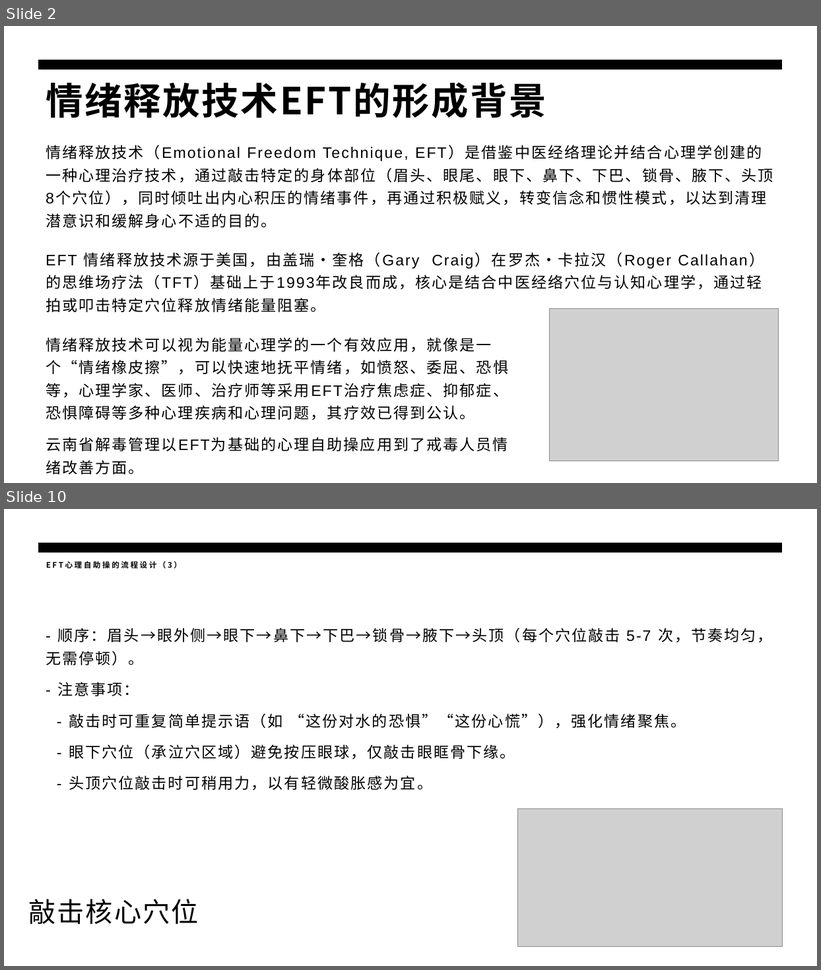
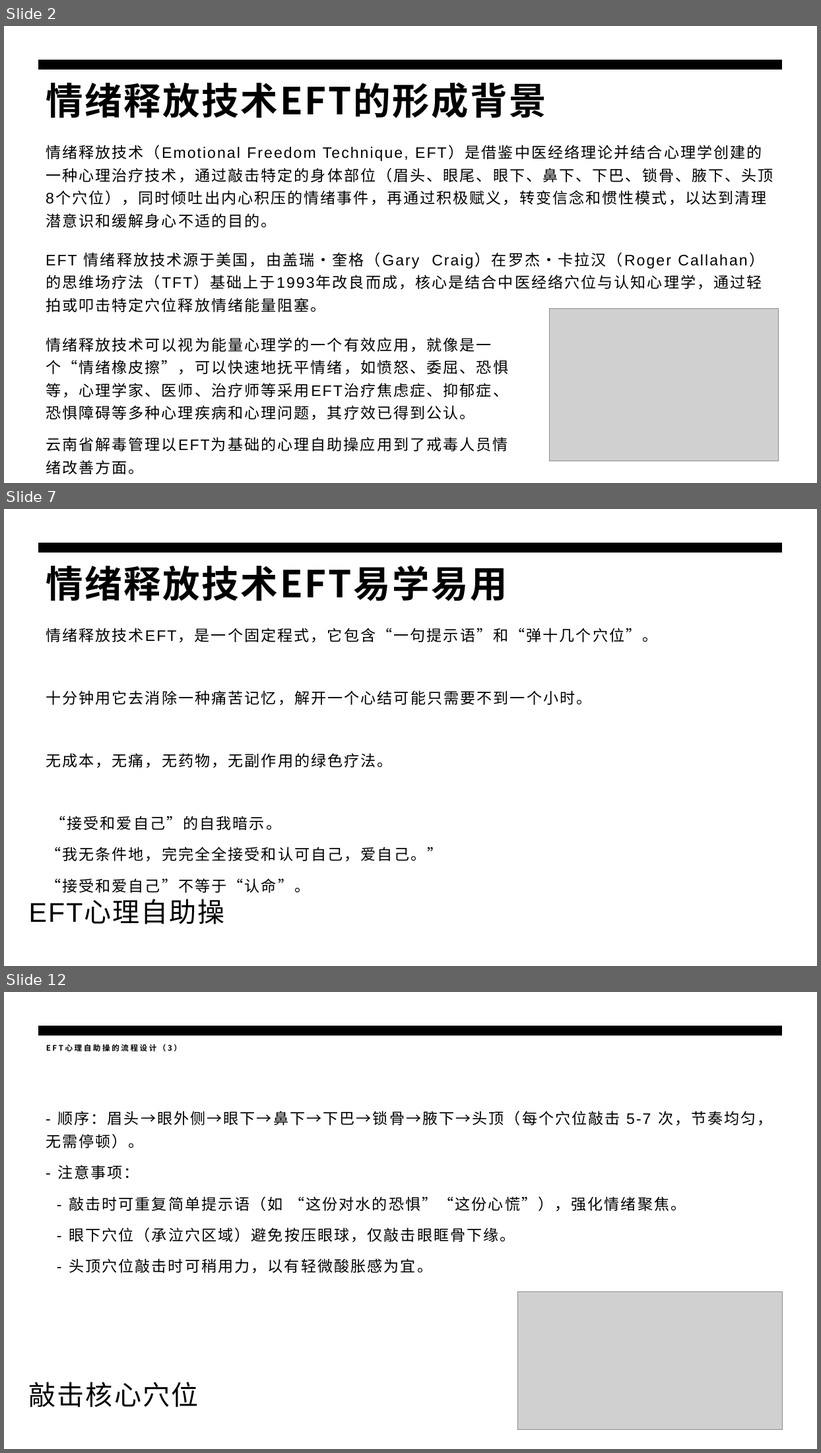
Before and after one commit to panxibei/writing, a slide deck: 44_心理学/28_浥尘伙伴社团原创：音乐治疗/PPT/浥尘伙伴社团原创：情绪释放疗法（EFT）心理训练.pptx. Shown one above the other, each under a label of ours: slides 2 and 10 before the commit, slides 2, 7 and 12 after it; the slides between them are not shown. The pictures are 821x970 and 821x1453 pixels, drawn with LibreOffice and Linux fonts; fonts in the diff are those of the drawing; grey boxes stand for pictures. Boxes give left, top, right and bottom in pixels: in the first picture for what was removed or moved away, otherwise in the second. Text is boxed around its words. In the diff, an @@ line names an element or a change of style, - is before the commit and + after.

```diff
--- a/44_心理学/28_浥尘伙伴社团原创：音乐治疗/PPT/浥尘伙伴社团原创：情绪释放疗法（EFT）心理训练.pptx
+++ b/44_心理学/28_浥尘伙伴社团原创：音乐治疗/PPT/浥尘伙伴社团原创：情绪释放疗法（EFT）心理训练.pptx
@@ slide 7 added at (x1=4, y1=509, x2=817, y2=966), background #FFFFFF; not listed: 1 template element that a slide beside it also shows @@
@@ title added at (x1=46, y1=565, x2=508, y2=601), 44 pt, text #000000, bold @@
+情绪释放技术EFT易学易用
@@ text added at (x1=46, y1=628, x2=657, y2=893), 18 pt, text #000000 @@
+情绪释放技术EFT，是一个固定程式，它包含“一句提示语”和“弹十几个穴位”。
+十分钟用它去消除一种痛苦记忆，解开一个心结可能只需要不到一个小时。
+无成本，无痛，无药物，无副作用的绿色疗法。
+“接受和爱自己”的自我暗示。
+“我无条件地，完完全全接受和认可自己，爱自己。”
+“接受和爱自己”不等于“认命”。
@@ text added at (x1=29, y1=901, x2=225, y2=925), 32 pt, text #000000 @@
+EFT心理自助操
@@ what was slide 10 is now slide 12 @@
```
Also in this commit, not shown: 12 slides changed, 3 other slides added, 1 other file.
